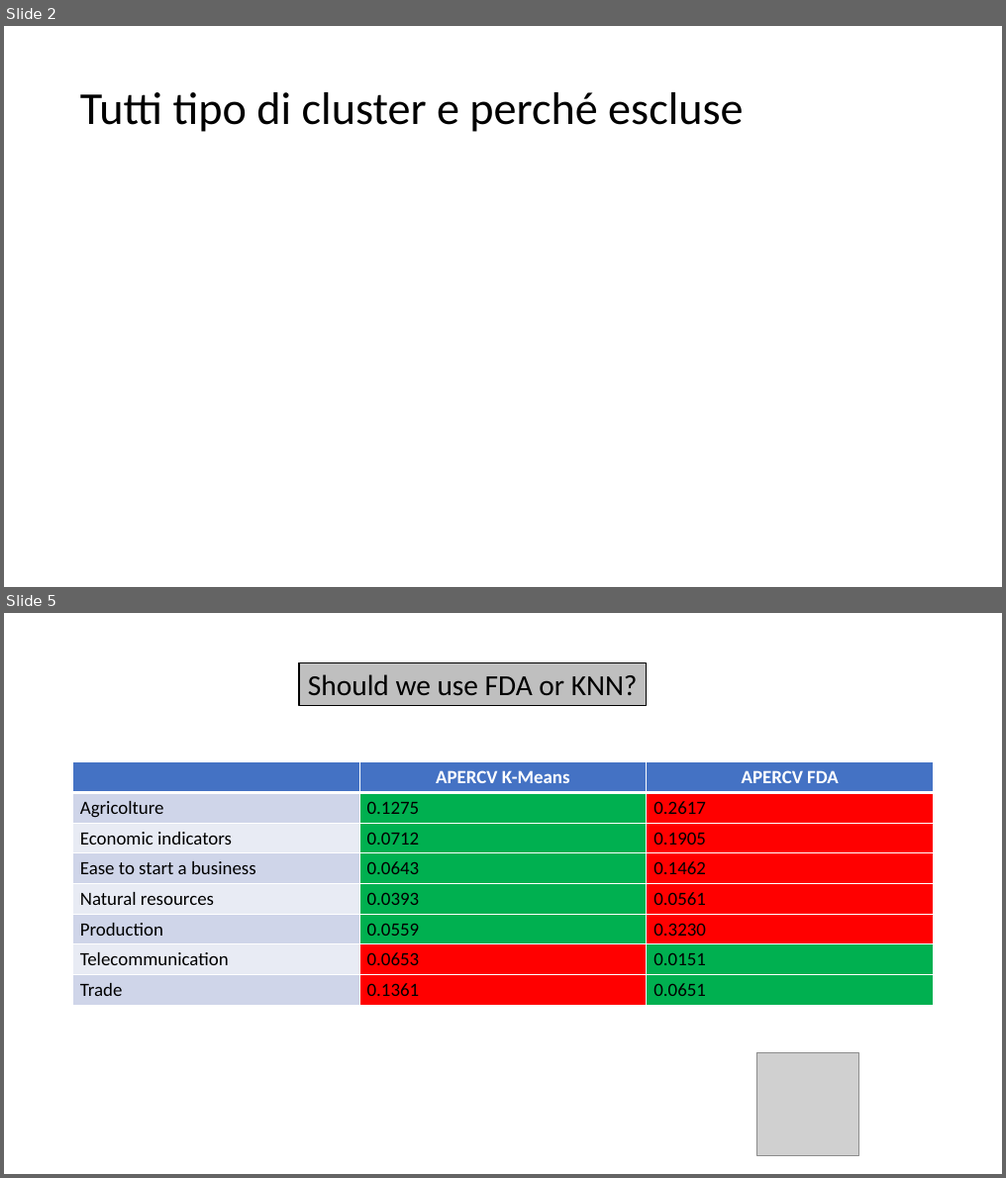
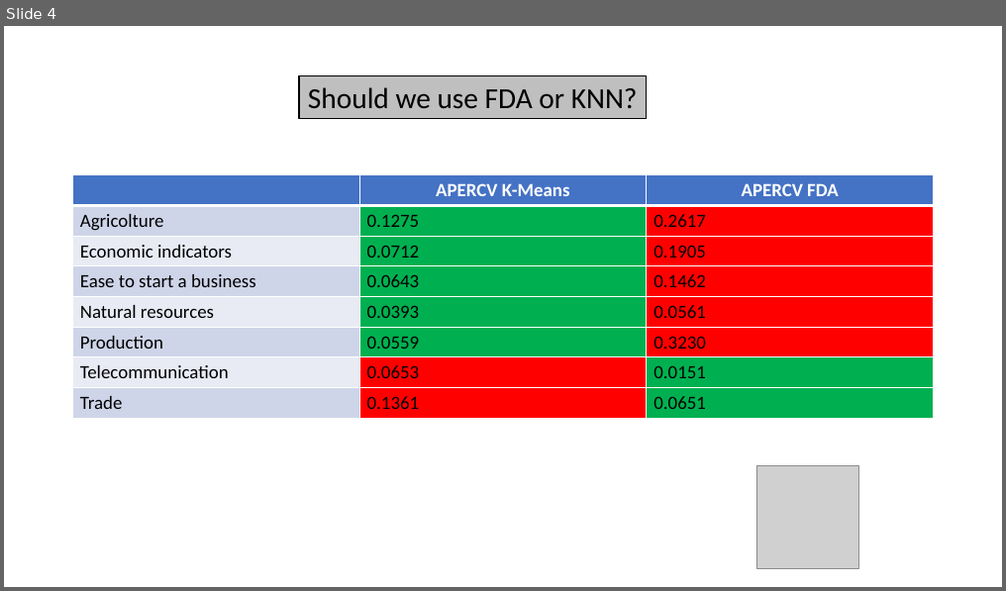
Before and after one commit to skiamu/StatApp_test, a slide deck: AAA-Final presentation/PresentazioneMowy.pptx. Shown one above the other, each under a label of ours: slides 2 and 5 before the commit, slide 4 after it; the slides between them are not shown. The pictures are 1006x1178 and 1006x591 pixels, drawn with LibreOffice and Linux fonts; fonts in the diff are those of the drawing; grey boxes stand for pictures. Boxes give left, top, right and bottom in pixels: in the first picture for what was removed or moved away, otherwise in the second. Text is boxed around its words. In the diff, an @@ line names an element or a change of style, - is before the commit and + after.

```diff
--- a/AAA-Final presentation/PresentazioneMowy.pptx
+++ b/AAA-Final presentation/PresentazioneMowy.pptx
@@ slide 2 removed at (4,26,1002,587), background #FFFFFF @@
@@ title removed at (80,92,743,132) @@
-Tutti tipo di cluster e perché escluse
@@ what was slide 5 is now slide 4 @@
```
Also in this commit, not shown: 2 slides changed, 1 slide added, 2 other slides removed.
